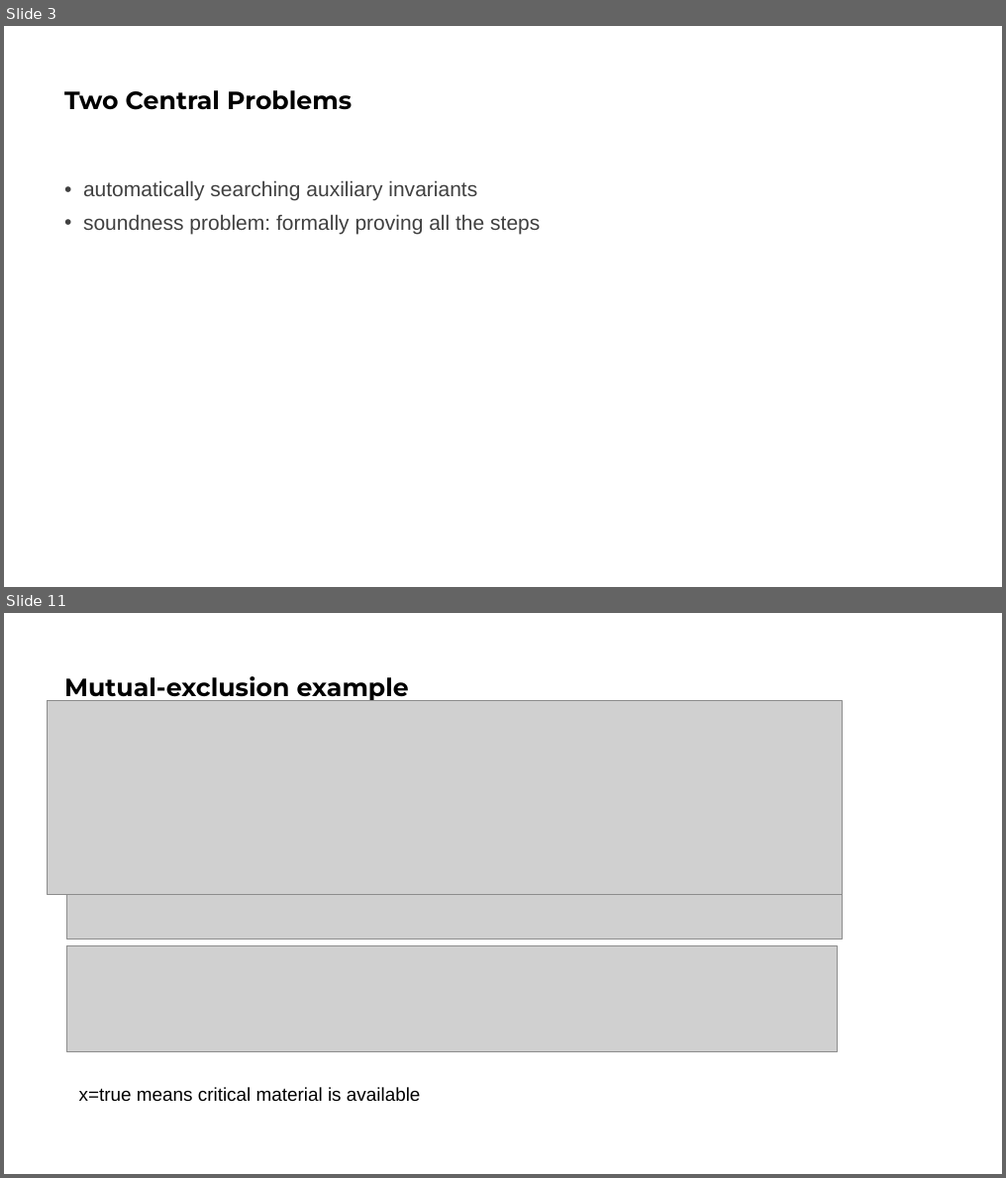
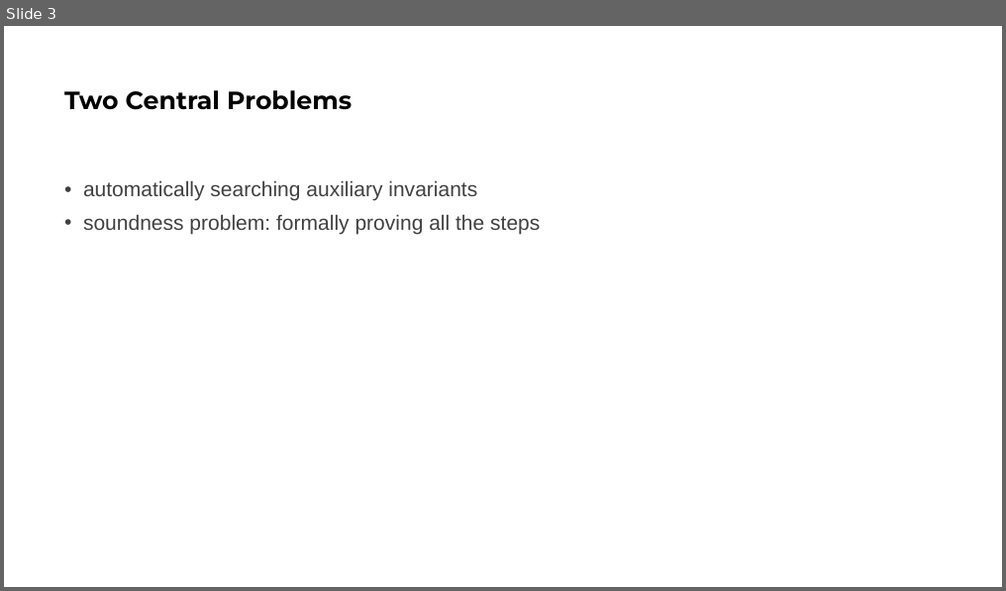
Before and after one commit to bacmive/paper_notes, a slide deck: notes9-paraverifier.pptx. Shown one above the other, each under a label of ours: slides 3 and 11 before the commit, slide 3 after it; the slides between them are not shown. The pictures are 1006x1178 and 1006x591 pixels, drawn with LibreOffice and Linux fonts; fonts in the diff are those of the drawing; grey boxes stand for pictures. Boxes give left, top, right and bottom in pixels: in the first picture for what was removed or moved away, otherwise in the second. Text is boxed around its words. In the diff, an @@ line names an element or a change of style, - is before the commit and + after.

```diff
--- a/notes9-paraverifier.pptx
+++ b/notes9-paraverifier.pptx
@@ slide 11 removed at (x1=4, y1=613, x2=1002, y2=1174), background #FFFFFF @@
@@ picture removed at (x1=48, y1=701, x2=842, y2=894) @@
@@ title removed at (x1=64, y1=676, x2=409, y2=702) @@
-Mutual-exclusion example
@@ picture removed at (x1=67, y1=894, x2=842, y2=940) @@
@@ picture removed at (x1=67, y1=946, x2=838, y2=1053) @@
@@ text removed at (x1=79, y1=1087, x2=421, y2=1102) @@
-x=true means critical material is available
```
Also in this commit, not shown: 3 slides changed, 12 slides added, 6 other slides removed, 1 other file.
